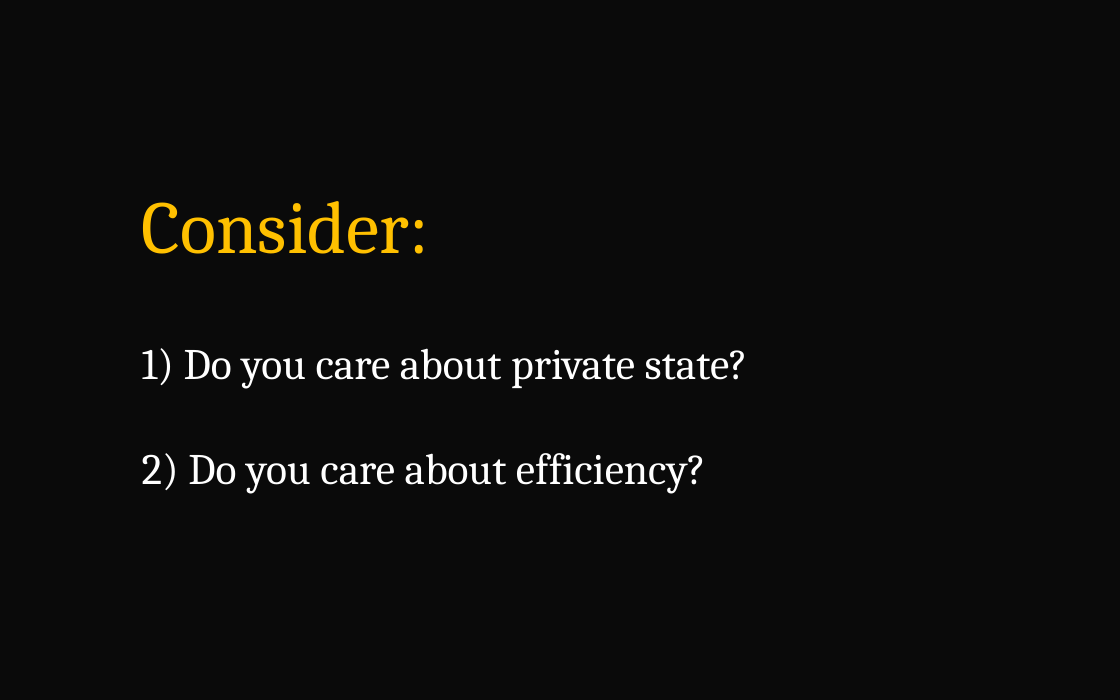
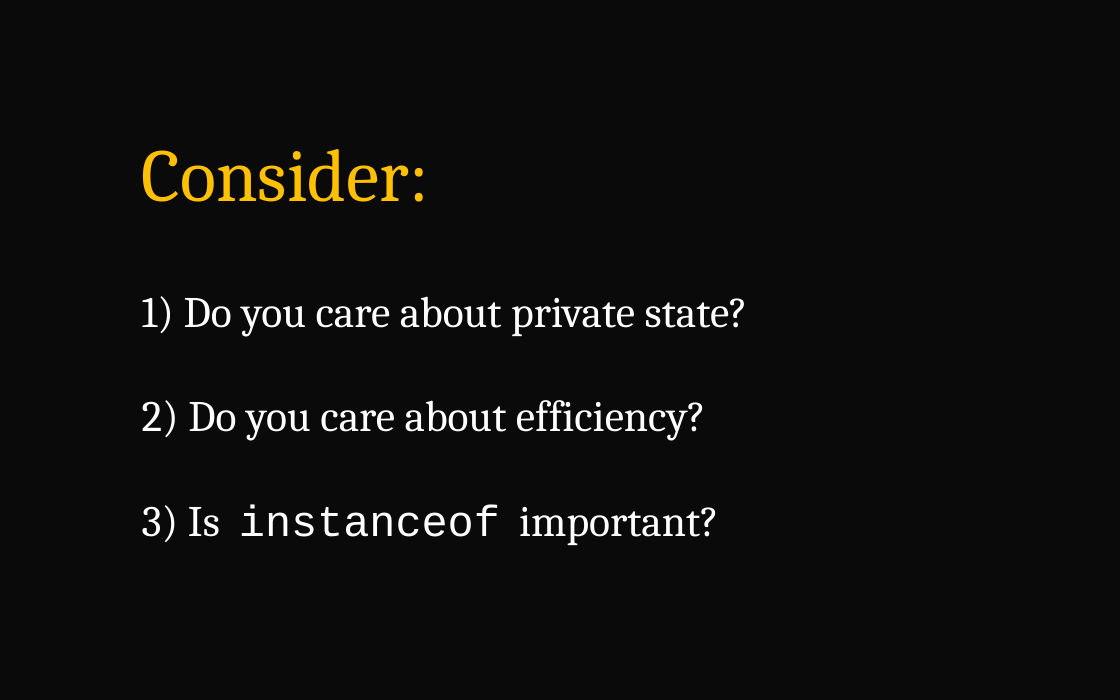
Before and after one commit to kindohm/tccc-jsinheritance, a slide deck: slide 18 of tccc-jsinheritance.pptx (slide 20 before the commit). Drawn at 1120x700 pixels with LibreOffice and Linux fonts; fonts in the diff are those of the drawing. Boxes give left, top, right and bottom in pixels: in the first picture for what was removed or moved away, otherwise in the second. Text is boxed around its words. In the diff, an @@ line names an element or a change of style, - is before the commit and + after.

```diff
--- a/tccc-jsinheritance.pptx
+++ b/tccc-jsinheritance.pptx
@@ text at bbox=[142, 504, 719, 545]: paragraph added @@
+3) Is instanceof important?
```
Also in this commit, not shown: 7 other slides changed, 2 slides removed, 1 other file.
